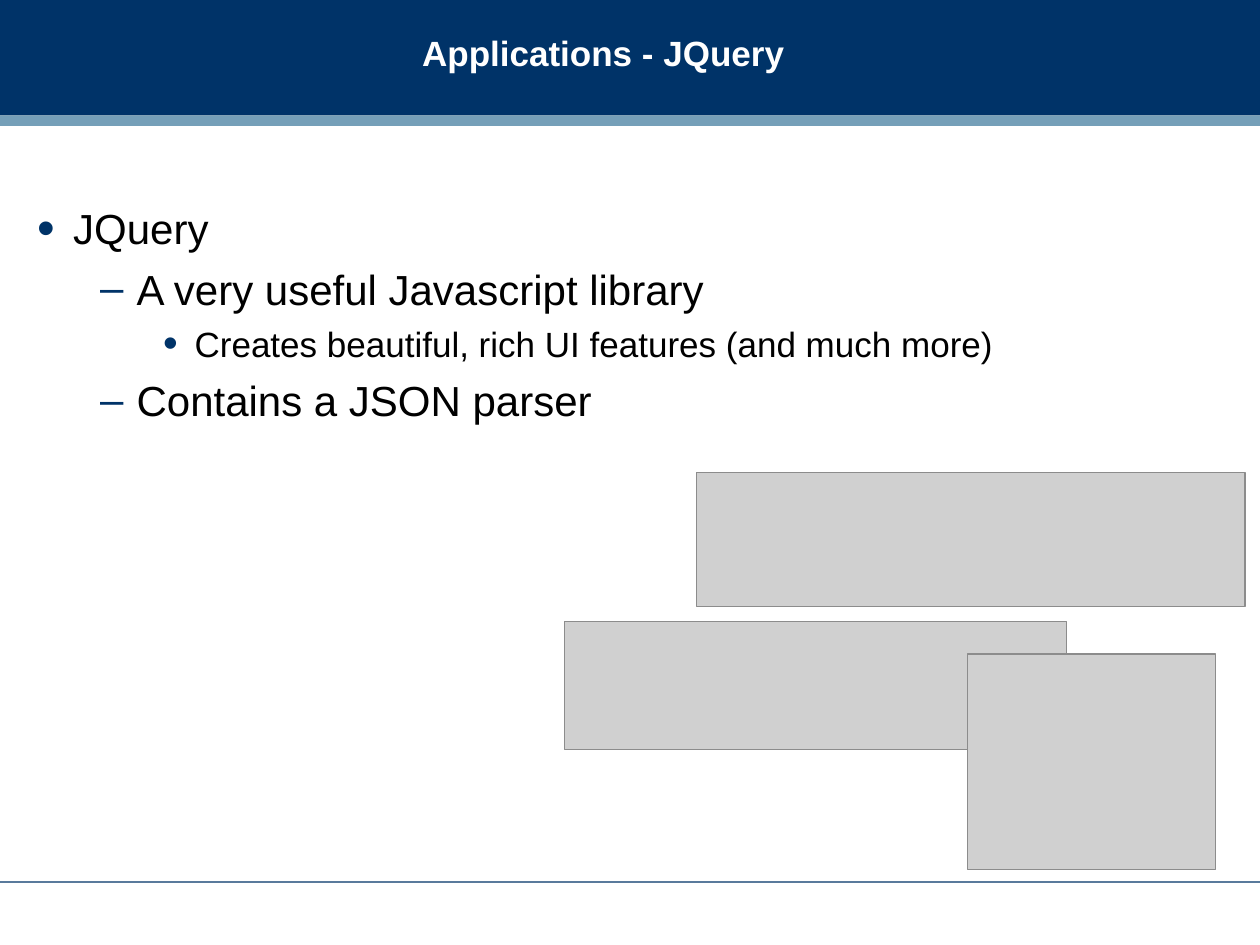
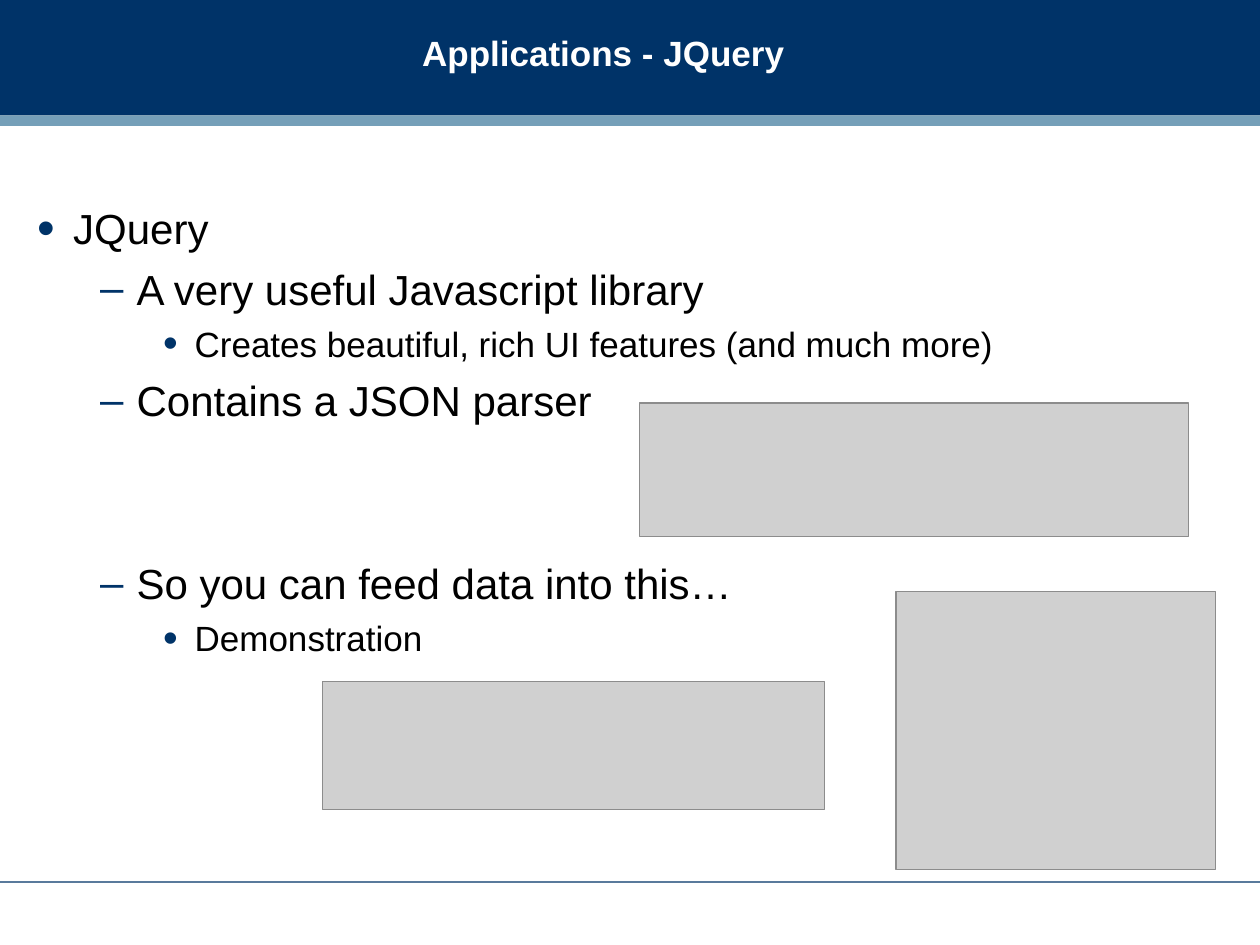
Before and after one commit to dreamind/ix, a slide deck: slide 20 of lectures/representing-data/json.ppt. Drawn at 1260x945 pixels with LibreOffice and Linux fonts; fonts in the diff are those of the drawing; grey boxes stand for pictures; background and template pictures are left out. Boxes give left, top, right and bottom in pixels: in the first picture for what was removed or moved away, otherwise in the second. Text is boxed around its words. In the diff, an @@ line names an element or a change of style, - is before the commit and + after.

```diff
--- a/lectures/representing-data/json.ppt
+++ b/lectures/representing-data/json.ppt
@@ picture moved from (x1=697, y1=472, x2=1245, y2=606) to (x1=640, y1=403, x2=1188, y2=537) @@
@@ text at (x1=137, y1=568, x2=731, y2=652): paragraphs added @@
+  – So you can feed data into this…
+    • Demonstration
@@ picture resized from (x1=968, y1=654, x2=1216, y2=869) to (x1=896, y1=591, x2=1216, y2=868) @@
@@ picture moved from (x1=564, y1=621, x2=1067, y2=750) to (x1=323, y1=682, x2=825, y2=810) @@
```
Also in this commit, not shown: 12 other slides changed, 2 slides added.
